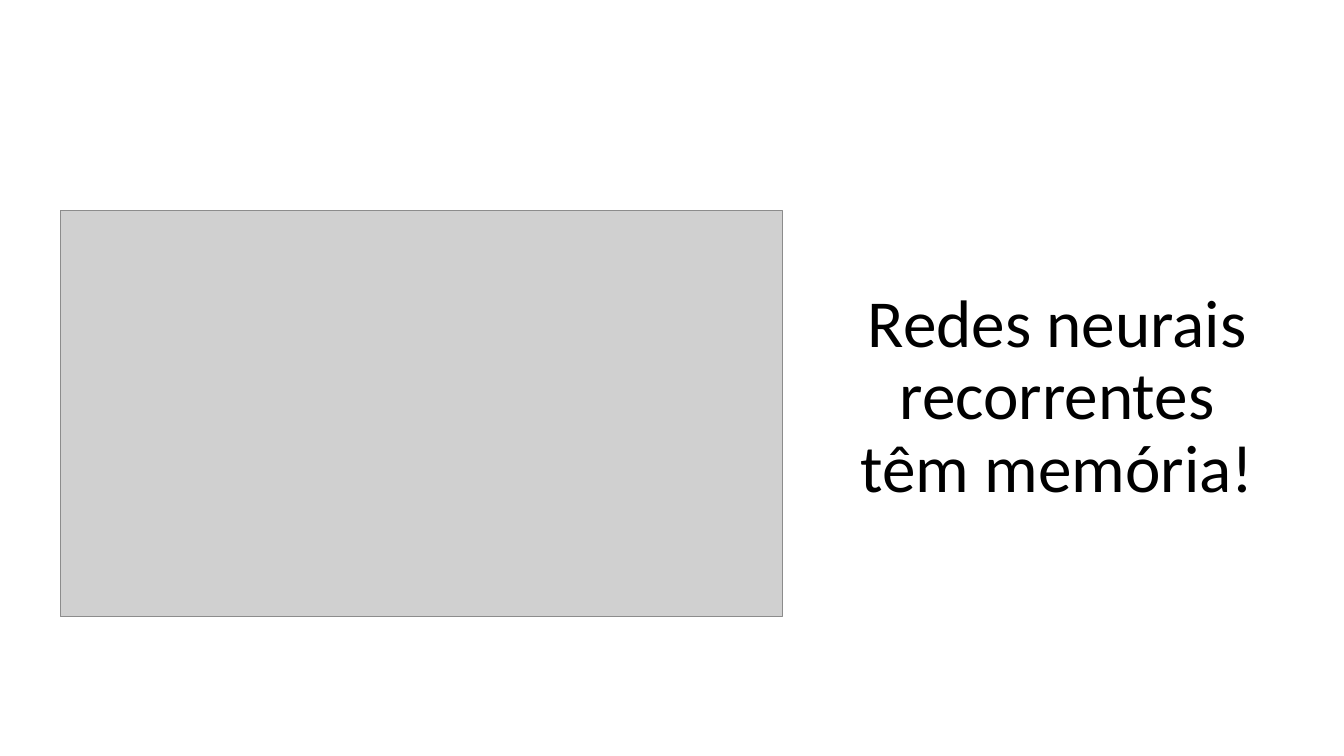
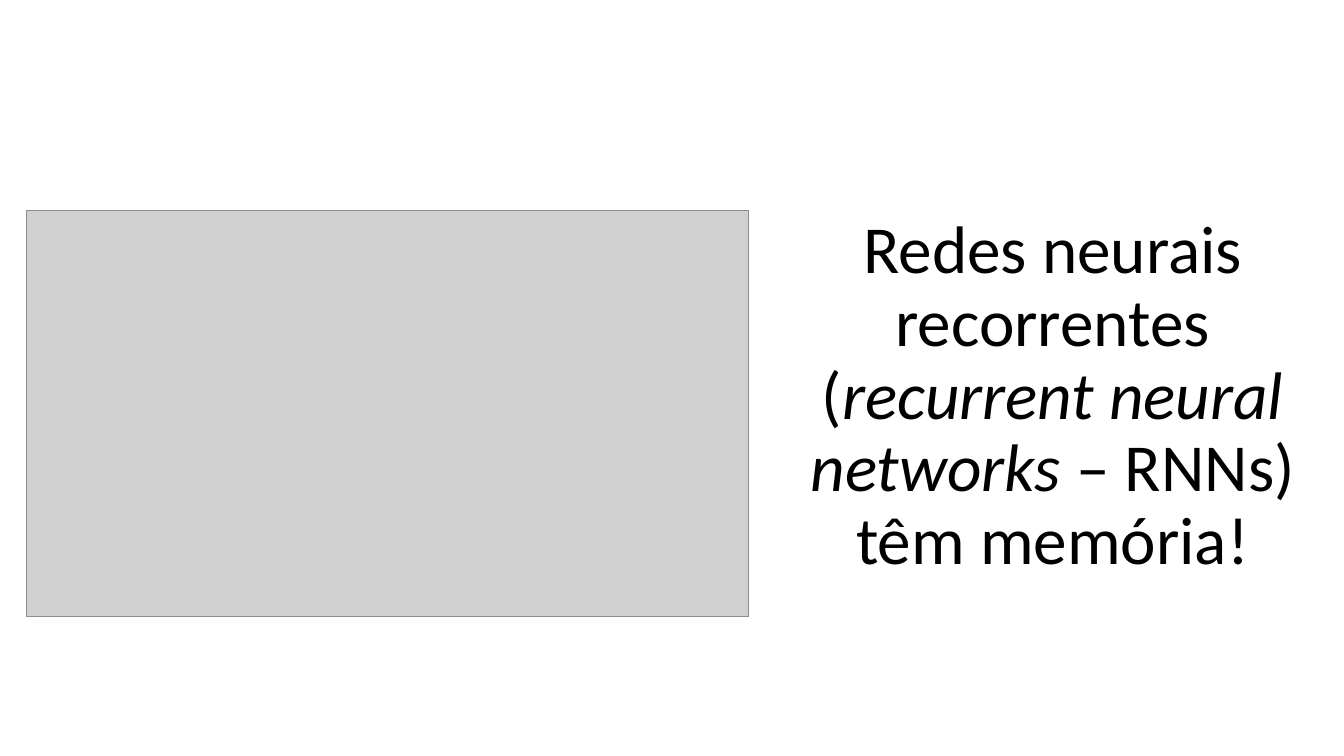
Before and after one commit to zz4fap/c24_inteligencia_artificial, a slide deck: slide 5 of slides/C24_RNN.pptx (slide 6 before the commit). Drawn at 1344x756 pixels with LibreOffice and Linux fonts; fonts in the diff are those of the drawing; grey boxes stand for pictures. Boxes give left, top, right and bottom in pixels: in the first picture for what was removed or moved away, otherwise in the second. Text is boxed around its words. In the diff, an @@ line names an element or a change of style, - is before the commit and + after.

```diff
--- a/slides/C24_RNN.pptx
+++ b/slides/C24_RNN.pptx
@@ picture moved from (x1=60, y1=211, x2=782, y2=617) to (x1=26, y1=211, x2=748, y2=617) @@
@@ text at (x1=811, y1=226, x2=1295, y2=565): text changed @@
-Redes neurais recorrentes têm memória!
+Redes neurais recorrentes (recurrent neural networks – RNNs) têm memória!
```
Also in this commit, not shown: 3 other slides changed, 1 slide added.
